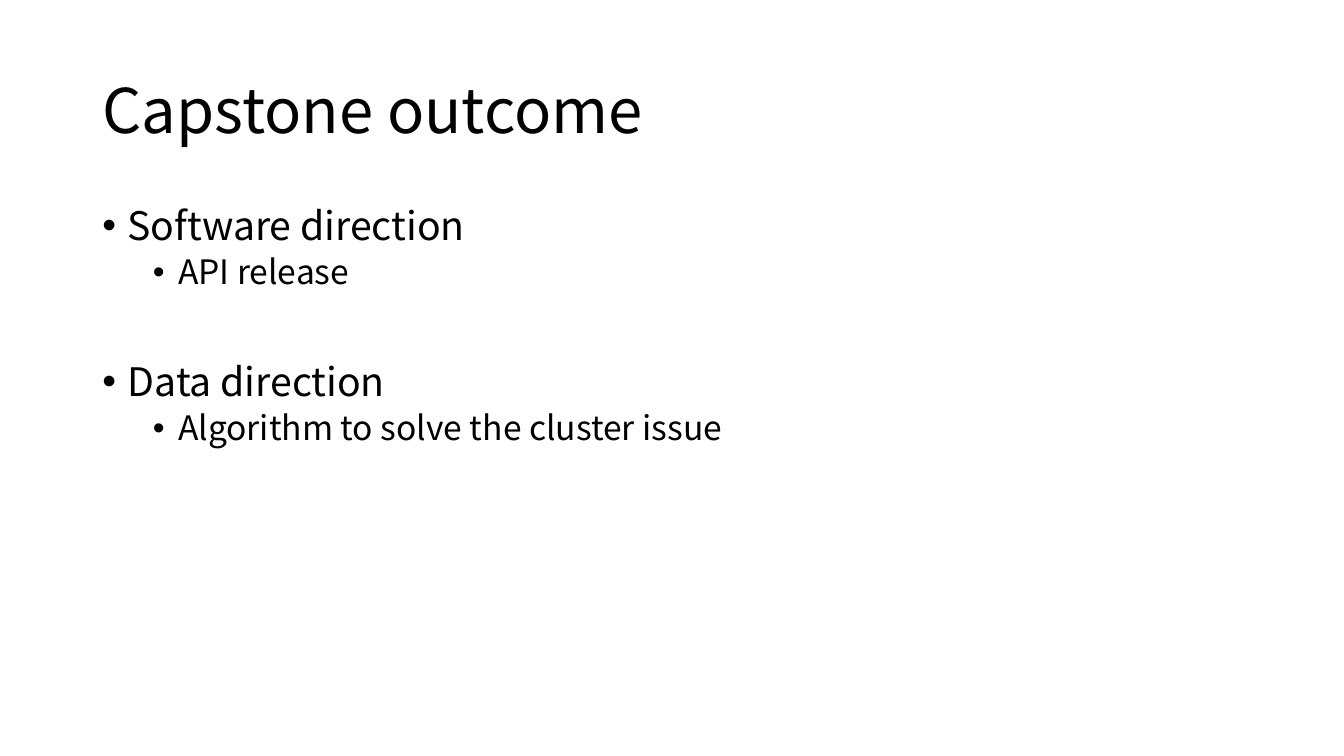
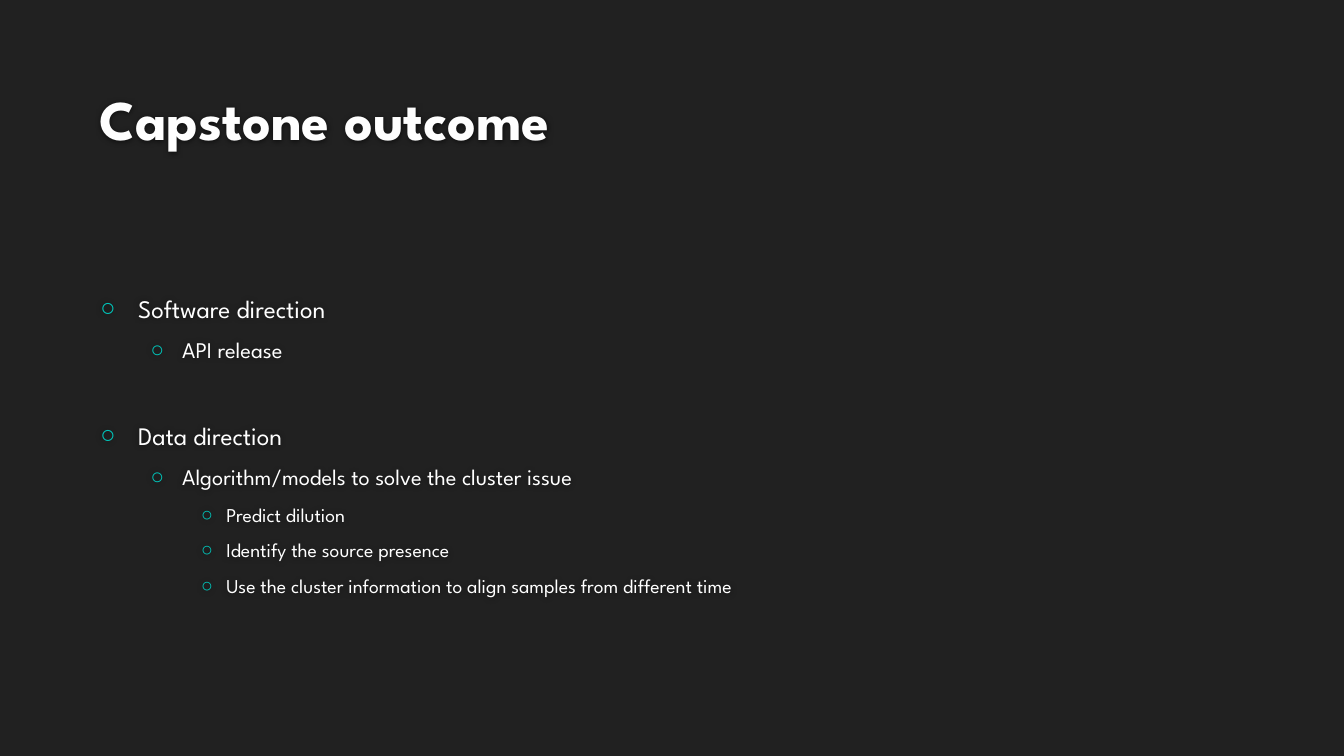
Before and after one commit to XiminHu/mass-suite, a slide deck: slide 7 of doc/20200327 Capstone HRMS.pptx (slide 5 before the commit). Drawn at 1344x756 pixels with LibreOffice and Linux fonts; fonts in the diff are those of the drawing; background and template pictures are left out. Boxes give left, top, right and bottom in pixels: in the first picture for what was removed or moved away, otherwise in the second. Text is boxed around its words. In the diff, an @@ line names an element or a change of style, - is before the commit and + after.

```diff
--- a/doc/20200327 Capstone HRMS.pptx
+++ b/doc/20200327 Capstone HRMS.pptx
@@ background #FFFFFF to #212121 @@
@@ title "Capstone outcome": place and size @@
-title "Capstone outcome" at [102,87,642,147]
+title "Capstone outcome" at [99,102,549,152]
@@ title "Capstone outcome" at [99,102,549,152]: size 44 to 40 pt, font Noto Sans CJK SC to League Spartan, text colour #000000 to #FEFEFE, bold on; line spacing 0.9 to 1; vertical alignment middle to bottom @@
@@ text "Software direction": place and size @@
-text "Software direction" at [128,208,723,449]
+text "Software direction" at [138,300,732,598]
@@ text "Software direction" at [138,300,732,598]: vertical alignment top to middle @@
@@ text at [138,300,326,446]: size 28 to 18 pt in "Software direction", "Data direction"; font Noto Sans CJK SC to League Spartan, text colour #000000 to #FFFFFF in "Software direction", "API release", "Data direction"; size 24 to 16 pt in "API release"; bullet • to ○; line spacing 0.9 to 1; more space between paragraphs @@
@@ text at [182,469,732,598]: text changed; size 24 to 14 pt; font Noto Sans CJK SC to League Spartan; text colour #000000 to #FFFFFF @@
-  • Algorithm to solve the cluster issue
+  ○ Algorithm/models to solve the cluster issue
+    ○ Predict dilution
+    ○ Identify the source presence
+    ○ Use the cluster information to align samples from different time
```
Also in this commit, not shown: 7 other slides changed, 4 slides added, 3 slides removed, 1 other file.
